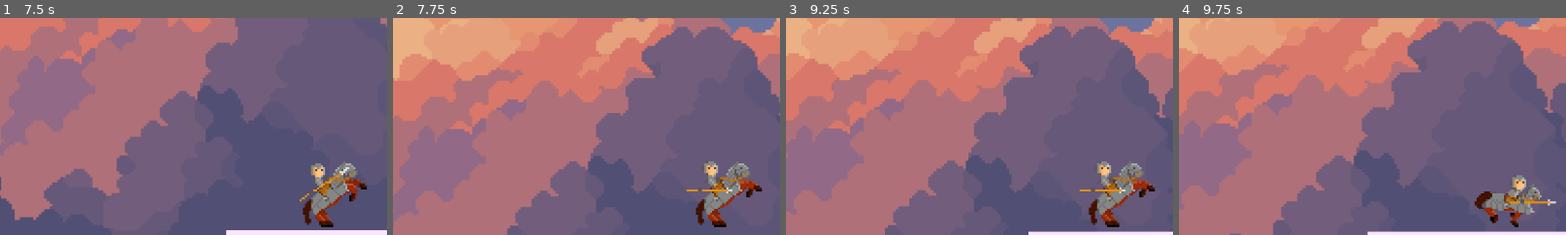
Above: before the commit, frames 1-4 (left to right).
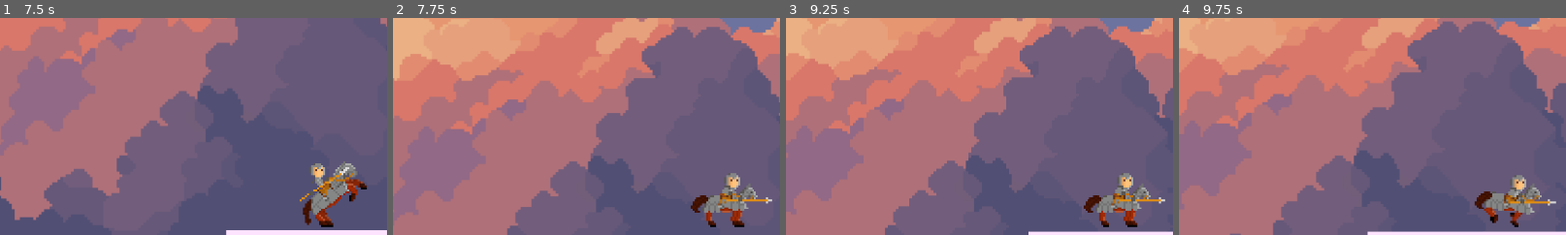
Above: after the commit, the same moments.

Repository: AugustanaCSC380January2024/final-game-frenchie
Game: Godot game, scene res://Scenes/start_screen.tscn
Two runs of this game, one before a commit and one after it. Both use one fixed random seed, a clock stepped at 60 frames per second and the inputs below.
Inputs:
- Up to frame 1 (7.5 s): click "START" at 0.5 s; click "PLAY" at 1.25 s; click "PLAY" at 2 s; click "ROSIE" at 2.75 s; click "BILLY" at 3.5 s; click "ROSIE" at 4.25 s; click "BILLY" at 5 s; click "ROSIE" at 5.75 s; click "PLAY" at 6.5 s; hold A (attack) from 7.28 s (still down)
- Up to frame 2 (7.75 s): keep holding A (attack); tap Space (jump) at 7.52 s
- Up to frame 3 (9.25 s): release A (attack) at 8.03 s; tap R (rolling) at 8.1 s; tap Space (jump) at 8.27 s; hold A (attack) from 8.78 s (still down)
- Up to frame 4 (9.75 s): release A (attack) at 9.53 s; tap R (rolling) at 9.6 s
The pictures show only the part of the screen within x 7-57%, y 13-63%; the shares and areas given below are measured in that part.

Frame 1 is identical in both runs. In frame 2, 3.0% of the frame differs, in the area x 75-98%, y 66-97%; in frame 3, 3.0%; in frame 4, nothing differs.

Commit message:
Adding background music

Diff:
--- /dev/null
+++ b/Scenes/autoload.tscn
@@ -0,0 +1,8 @@
+[gd_scene load_steps=2 format=3 uid="uid://bueqkxi0nd17d"]
+
+[ext_resource type="AudioStream" uid="uid://bnteawhhtb63a" path="res://Assets/Medieval Music - Medieval England [TubeRipper.com].ogg" id="1_25sqq"]
+
+[node name="Autoload" type="Node"]
+
+[node name="AudioStreamPlayer" type="AudioStreamPlayer" parent="."]
+stream = ExtResource("1_25sqq")
--- a/Scenes/rosie.tscn
+++ b/Scenes/rosie.tscn
@@ -73,7 +73,7 @@
 }],
 "loop": true,
 "name": &"attack",
-"speed": 10.0
+"speed": 15.0
 }, {
 "frames": [{
 "duration": 1.0,
--- a/Scripts/billy.gd
+++ b/Scripts/billy.gd
@@ -77,7 +77,7 @@
 func died():
 	emit_signal("playerdie")
 	queue_free()
-	print("Game Over")
+
 func _ready():
 	pass
 
--- a/project.godot
+++ b/project.godot
@@ -18,6 +18,7 @@
 [autoload]
 
 Game="*res://Scripts/game.gd"
+Autoload="*res://Scenes/autoload.tscn"
 
 [input]
 
Binary file added: Assets/Fonts/Ancient Medium.ttf
Not shown, added: Assets/Fonts/Ancient Medium.ttf.import
Not shown, added: Assets/Knight_and_Horse/Attack/Medieval Music - Medieval England [TubeRipper.com].ogg.import
Not shown, added: Assets/Knight_and_Horse/Medieval Music - Medieval England [TubeRipper.com].ogg.import
Not shown, added: Assets/Medieval Music - Medieval England [TubeRipper.com].ogg.import
Not shown, added: Assets/Knight_and_Horse/Attack/Medieval Music - Medieval England [TubeRipper.com].ogg
Not shown, added: Assets/Knight_and_Horse/Medieval Music - Medieval England [TubeRipper.com].ogg
Not shown, added: Assets/Medieval Music - Medieval England [TubeRipper.com].ogg
